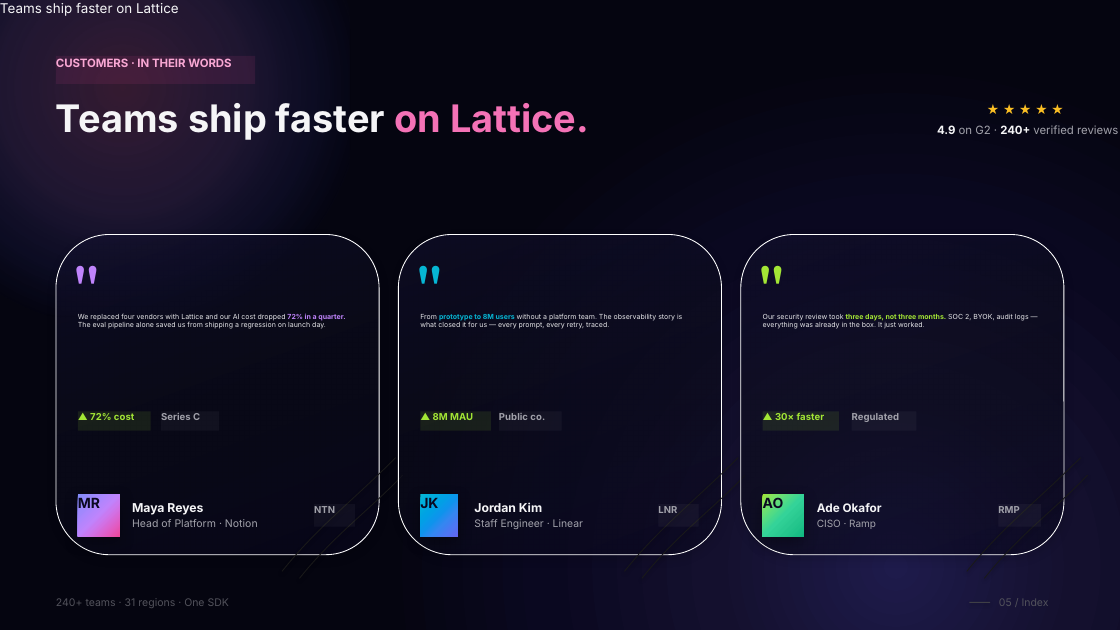
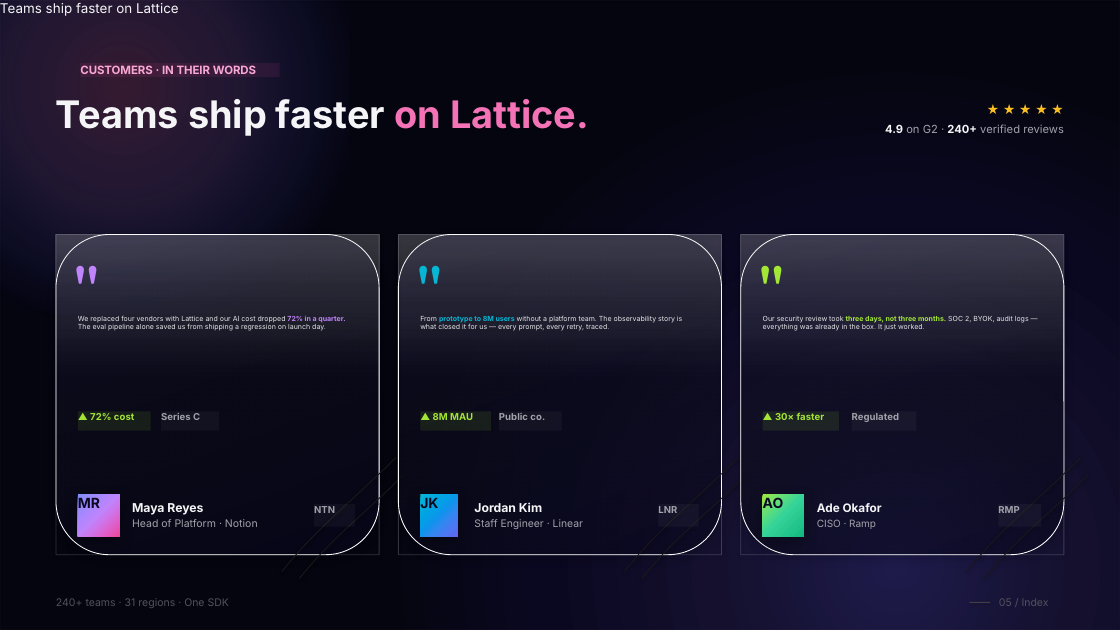
Before and after one commit to vamsiramakrishnan/pixelpitch, a slide deck: slide 26 of _bench/corpus/divergent-deck.pptx. Drawn at 1120x630 pixels with LibreOffice and Linux fonts; fonts in the diff are those of the drawing. Boxes give left, top, right and bottom in pixels: in the first picture for what was removed or moved away, otherwise in the second. Text is boxed around its words. In the diff, an @@ line names an element or a change of style, - is before the commit and + after.

```diff
--- a/_bench/corpus/divergent-deck.pptx
+++ b/_bench/corpus/divergent-deck.pptx
@@ rectangle added at [0,0,897,630], fill gradient #1A1A1A @@
@@ rectangle added at [0,0,897,630], fill gradient #F5F5F7 @@
@@ rectangle added at [0,0,1120,630], outline #FFFFFF 0.75 pt @@
@@ rectangle added at [224,0,1120,630], fill gradient #FAFAF9 @@
@@ rectangle added at [224,0,1120,630], fill gradient #D4D4D8 @@
@@ rectangle "CUSTOMERS · IN THEIR WORDS": place and size @@
-rectangle "CUSTOMERS · IN THEIR WORDS" at [56,56,255,84]
+rectangle "CUSTOMERS · IN THEIR WORDS" at [81,63,280,77]
@@ text "Teams ship faster on Lattice.": place and size @@
-text "Teams ship faster on Lattice." at [56,103,589,140]
+text "Teams ship faster on Lattice." at [56,99,589,136]
@@ text "4.9 on G2 · 240+ ..." at [885,124,1064,133]: size 9.8 to 9.6 pt @@
@@ rectangle added at [56,234,380,379], fill gradient #FFFFFF @@
@@ rectangle added at [56,234,380,555], outline #FFFFFF 0.75 pt @@
@@ rectangle added at [398,234,722,379], fill gradient #FFFFFF @@
@@ rectangle added at [398,234,722,555], outline #FFFFFF 0.75 pt @@
@@ rectangle added at [741,234,1065,379], fill gradient #FFFFFF @@
@@ rectangle added at [741,234,1065,555], outline #FFFFFF 0.75 pt @@
```
Also in this commit, not shown: 32 other slides changed, 2 other files.
